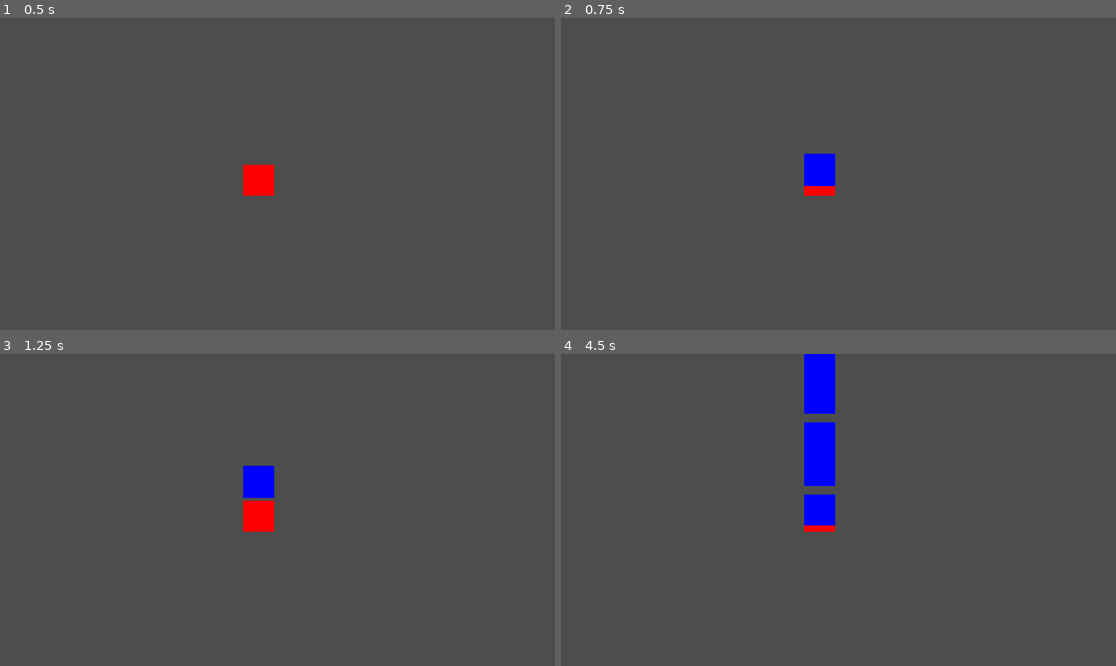
Above: before the commit, frames 1-4 (two rows, left to right).
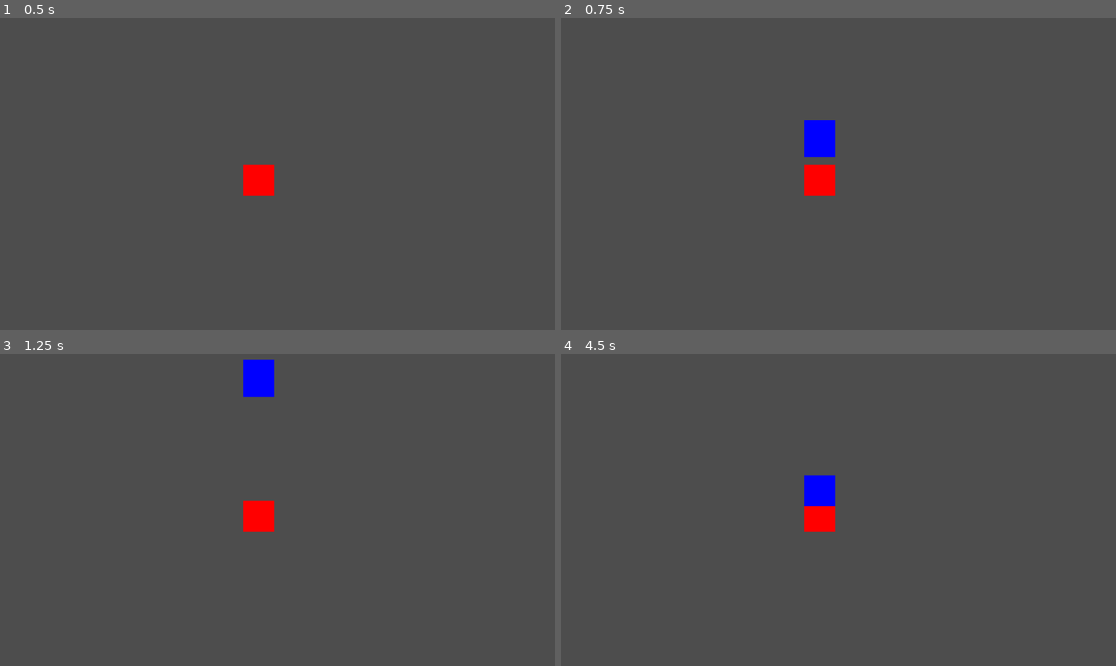
Above: after the commit, the same moments.

Repository: Roflstomp123/MRUHACKZ
Game: Godot game, scene res://Levels/temp_level.tscn
Same seed, same stepped clock (60 frames per second), same inputs: the game is played once before the commit and once after it.
Inputs:
- Up to frame 1 (0.5 s): no input
- Up to frame 2 (0.75 s): tap Enter (ui_accept) at 0.5 s; hold Enter (ui_accept) from 0.53 s (still down)
- Up to frame 3 (1.25 s): keep holding Enter (ui_accept)
- Up to frame 4 (4.5 s): release Enter (ui_accept) at 1.28 s; tap Enter (ui_accept) at 1.35, 1.52, 1.82, 2.85, 3.02, 3.32, 4.35 s; hold Enter (ui_accept) 2.03-2.78 s; hold Enter (ui_accept) 3.53-4.28 s

Frame 1 is identical in both runs. In frame 2, 1.1% of the frame differs, in the area x 43-50%, y 32-54%; in frame 3, 1.3%; in frame 4, 2.6%, in the area x 43-50%, y 0-56%.

Commit message:
Add size modification
first working version

Diff:
--- a/Player/Attacks/PlayerAttack.gd
+++ b/Player/Attacks/PlayerAttack.gd
@@ -3,12 +3,22 @@
 
 ##NOTE: Ensure to add all these properties to all of the function!!!!!
 @export var damage:int = 0
-@export var area_effect:int = 0: ## This is just radius:
+
+##NOTE: this being scale means that you have to set the texture to the proper size. This will be a bit tough, sry.
+	## Could change to an independent sprite_size and size
+@export var size:int = 1: ## This is just scale ### This is just radius:
 	set(val):
-		#TODO could also just change scale, depends on wether we want to increase the sprite size as well.
-		collision_shape_2d.radius = area_effect
+		#TODO could do radius instead to not mess with the pixel sizing, but eh.
+		#That's also tough and would require having a ton of sprites.
+		#Prob not worth it
+
+
+		#this is dumb??
+		size = val
+		scale = Vector2(size,size)
+		#collision_shape_2d.radius = size
 		pass
-@export var speed:int = 100
+@export var speed:int = 400
 
 @onready var collision_shape_2d: CircleShape2D = $CollisionShape2D.shape
 
@@ -19,7 +29,7 @@
 
 func _ready():
 	#runs setter.
-	area_effect = area_effect
+	size = size
 
 
 
@@ -28,7 +38,7 @@
 ## Modifier stuff
 func apply_modifier(modifier:AttackModifier, mult:int = 1): #mult just for removing it.
 	damage += modifier.damage * mult
-	area_effect += modifier.area_effect * mult
+	size += modifier.size * mult
 	speed += modifier.speed * mult
 	pass
 
--- a/Player/Attacks/attack_modifier.gd
+++ b/Player/Attacks/attack_modifier.gd
@@ -12,7 +12,7 @@
 
 
 @export var damage:int = 0
-@export var area_effect:int = 0
+@export var size:int = 0
 @export var speed:int = 0
 #@export var damage:int = 0
 #@export var damage:int = 0
@@ -29,6 +29,6 @@
 func reset():
 	#do this with the foor loop from init??
 	damage = 0
-	area_effect = 0
+	size = 0
 	speed = 0
 	pass
--- a/Player/temp_player.gd
+++ b/Player/temp_player.gd
@@ -17,18 +17,23 @@
 var current_modifier:AttackModifier = AttackModifier.new()
 
 func _input(event: InputEvent) -> void:
-	#shoot basic attack
-	if event.is_action_pressed("ui_accept"):
 
+	## Committing to an attack
+	if event.is_action_pressed("ui_accept"):#event.is_action_pressed("Finish attack") or :
+		print("Aaaaaaa")
 		var new_projectile:PlayerAttack = player_attack.instantiate()
 		projectles_parent.add_child(new_projectile)
 		#Done since projectiles_parent is a canvas item.
 		new_projectile.position = position
 
+		new_projectile.apply_modifier(current_modifier)
+		current_modifier.reset()
+
+	if event.is_action("Enlarge attack"):
+		current_modifier.size += 1 #keep in mind this is scale
+		pass
 
 
-		pass
-	pass
 
 func _process(delta):
 
--- a/project.godot
+++ b/project.godot
@@ -14,13 +14,6 @@
 run/main_scene="res://Levels/temp_level.tscn"
 config/features=PackedStringArray("4.3", "Forward Plus")
 config/icon="res://icon.svg"
-
-[layer_names]
-
-2d_physics/layer_9="PlayerAttacks"
-2d_physics/layer_11="EnemyAttacks"
-2d_physics/layer_13="Player"
-2d_physics/layer_15="Enemies"
 
 [input]
 
@@ -95,3 +88,15 @@
 "events": [Object(InputEventKey,"resource_local_to_scene":false,"resource_name":"","device":-1,"window_id":0,"alt_press …(189 unchanged characters)…
 ]
 }
+"Finish attack"={
+"deadzone": 0.5,
+"events": [Object(InputEventKey,"resource_local_to_scene":false,"resource_name":"","device":-1,"window_id":0,"alt_pressed":false,"shift_pressed":false,"ctrl_pressed":false,"meta_pressed":false,"pressed":false,"keycode":0,"physical_keycode":4194309,"key_label":0,"unicode":0,"location":0,"echo":false,"script":null)
+]
+}
+
+[layer_names]
+
+2d_physics/layer_9="PlayerAttacks"
+2d_physics/layer_11="EnemyAttacks"
+2d_physics/layer_13="Player"
+2d_physics/layer_15="Enemies"
